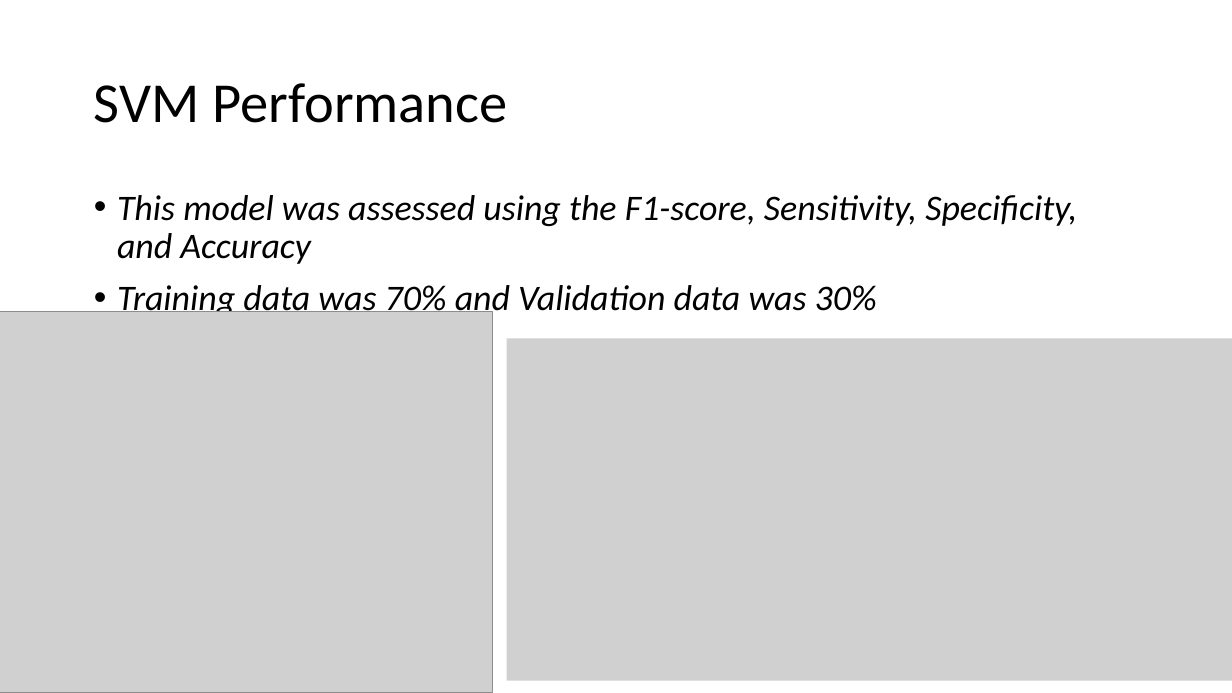
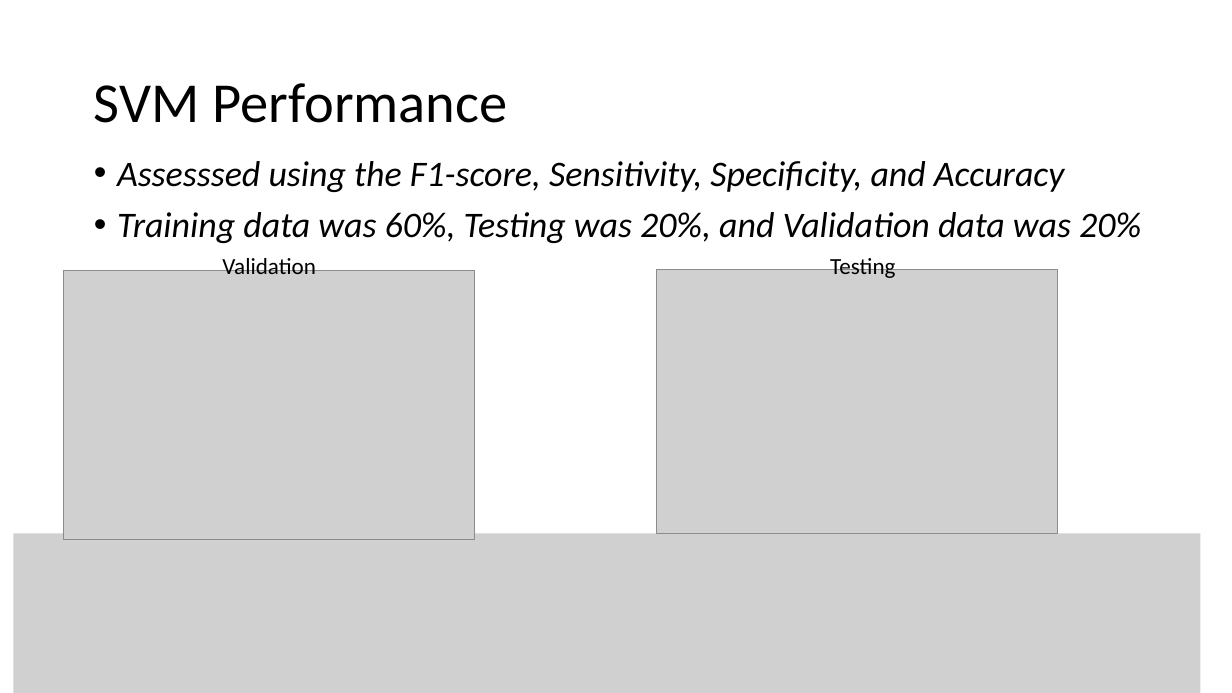
Before and after one commit to bjarreau/ML4MI, a slide deck: slide 19 of Project (1).pptx (slide 18 before the commit). Drawn at 1232x693 pixels with LibreOffice and Linux fonts; fonts in the diff are those of the drawing; grey boxes stand for pictures. Boxes give left, top, right and bottom in pixels: in the first picture for what was removed or moved away, otherwise in the second. Text is boxed around its words. In the diff, an @@ line names an element or a change of style, - is before the commit and + after.

```diff
--- a/Project (1).pptx
+++ b/Project (1).pptx
@@ text at (117,161,1141,243): text changed @@
-• This model was assessed using the F1-score, Sensitivity, Specificity, and Accuracy
-• Training data was 70% and Validation data was 30%
+• Assesssed using the F1-score, Sensitivity, Specificity, and Accuracy
+• Training data was 60%, Testing was 20%, and Validation data was 20%
@@ text added at (222,254,316,274), 18 pt, text #000000 @@
+Validation
@@ picture added at (657,269,1058,533) @@
@@ text added at (830,254,895,278), 18 pt, text #000000 @@
+Testing
@@ picture added at (64,271,475,540) @@
@@ picture removed at (0,311,493,693) @@
@@ picture removed at (506,338,1232,681) @@
@@ picture added at (13,533,1201,693) @@
```
Also in this commit, not shown: 4 other slides changed, 1 slide added, 5 other files.
